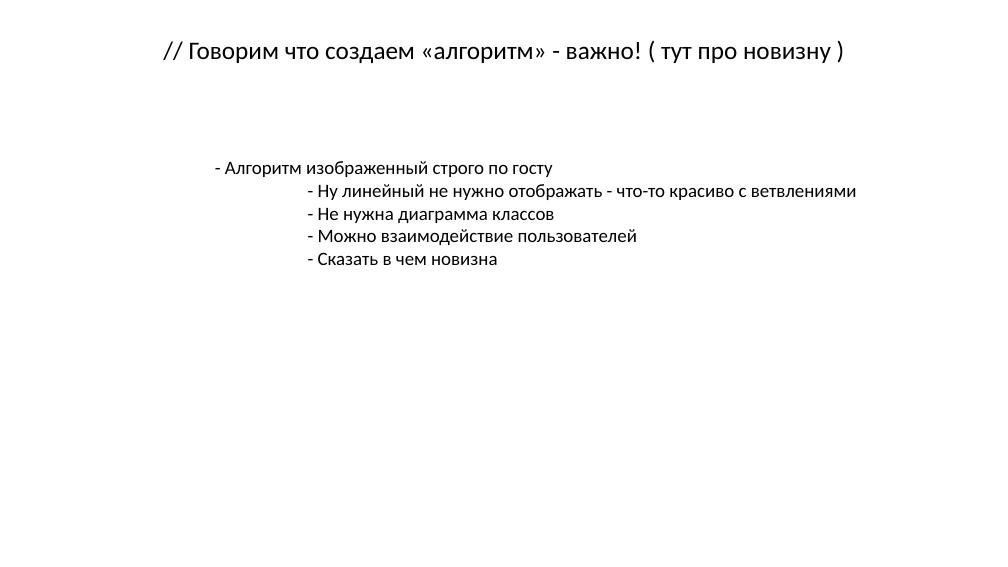
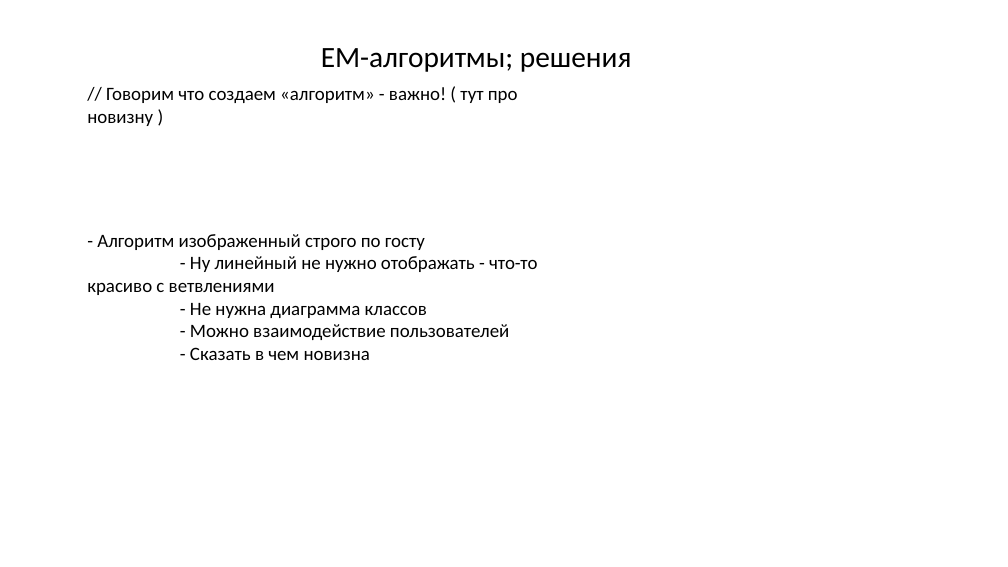
Before and after one commit to Kirmark/bachelor-qualification-work, a slide deck: slide 5 of presentation/presentation.pptx (slide 7 before the commit). Drawn at 1008x567 pixels with LibreOffice and Linux fonts; fonts in the diff are those of the drawing. Boxes give left, top, right and bottom in pixels: in the first picture for what was removed or moved away, otherwise in the second. Text is boxed around its words. In the diff, an @@ line names an element or a change of style, - is before the commit and + after.

```diff
--- a/presentation/presentation.pptx
+++ b/presentation/presentation.pptx
@@ text added at (321,48,632,72), 28 pt, text #000000 @@
+ЕМ-алгоритмы; решения
@@ text "// Говорим что создаем «алгоритм» ...": place and size @@
-text "// Говорим что создаем «алгоритм» ..." at (189,42,831,63)
+text "// Говорим что создаем «алгоритм» ..." at (87,87,518,126)
@@ text "// Говорим что создаем «алгоритм» ..." at (87,87,518,126): size 24 to 18 pt; alignment centre to left; line spacing 0.9 to 1; less space between paragraphs @@
@@ text "- Алгоритм изображенный строго по ..." rewrapped from (225,161,857,265) to (87,234,537,360) @@
```
Also in this commit, not shown: 6 other slides changed, 4 slides added, 2 slides removed, 31 other files.
